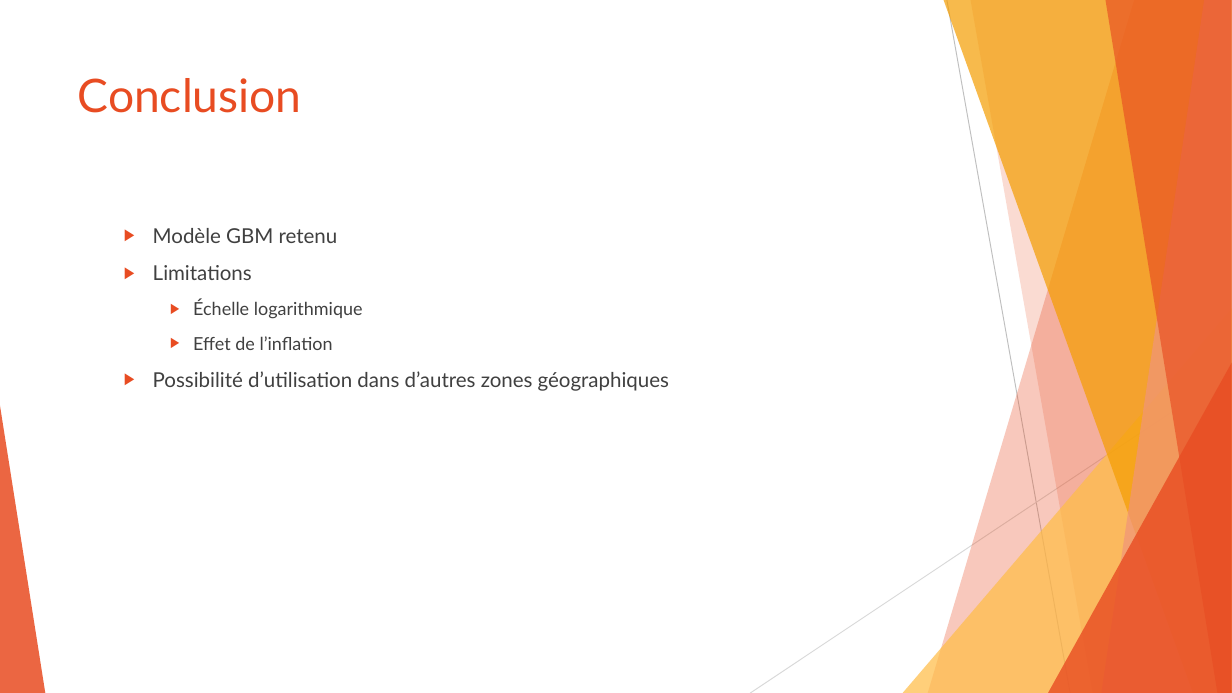
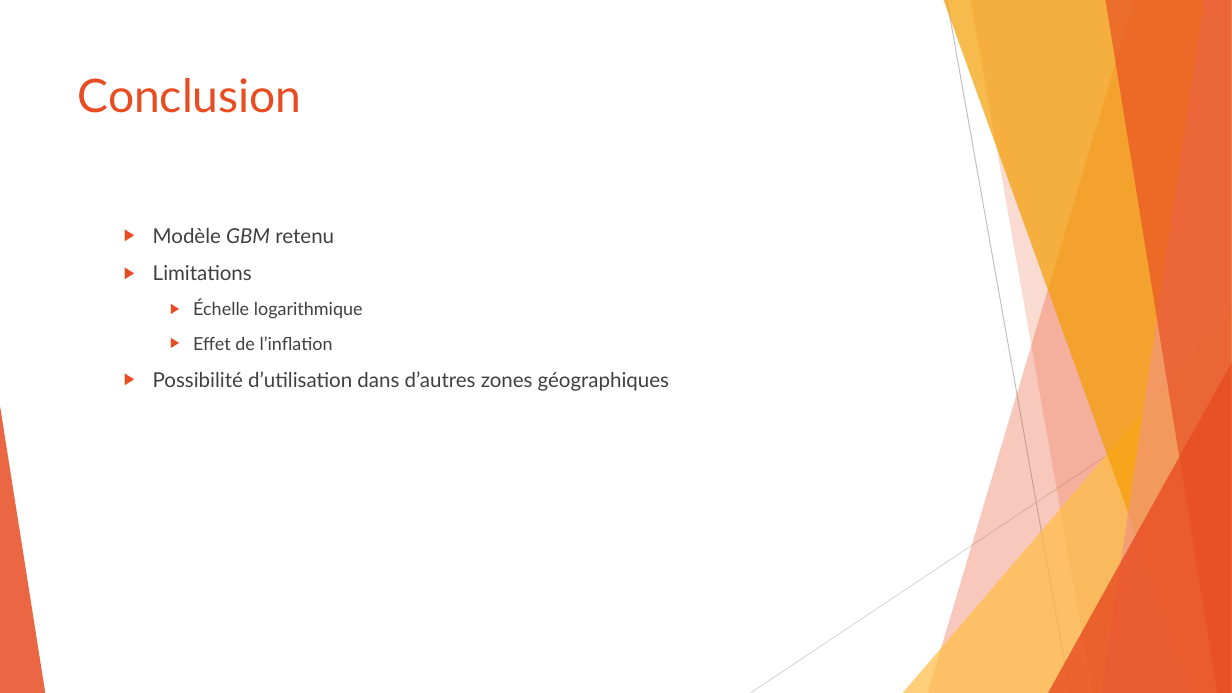
Before and after one commit to SamuelProvencher/TP-Apprentissage, a slide deck: slide 38 of PP.pptx (slide 28 before the commit). Drawn at 1232x693 pixels with LibreOffice and Linux fonts; fonts in the diff are those of the drawing. Boxes give left, top, right and bottom in pixels: in the first picture for what was removed or moved away, otherwise in the second. Text is boxed around its words. In the diff, an @@ line names an element or a change of style, - is before the commit and + after.

```diff
--- a/PP.pptx
+++ b/PP.pptx
@@ text at (153, 228, 334, 243): italic on in "GBM" @@
```
Also in this commit, not shown: 7 other slides changed, 10 slides added, 1 other file.
